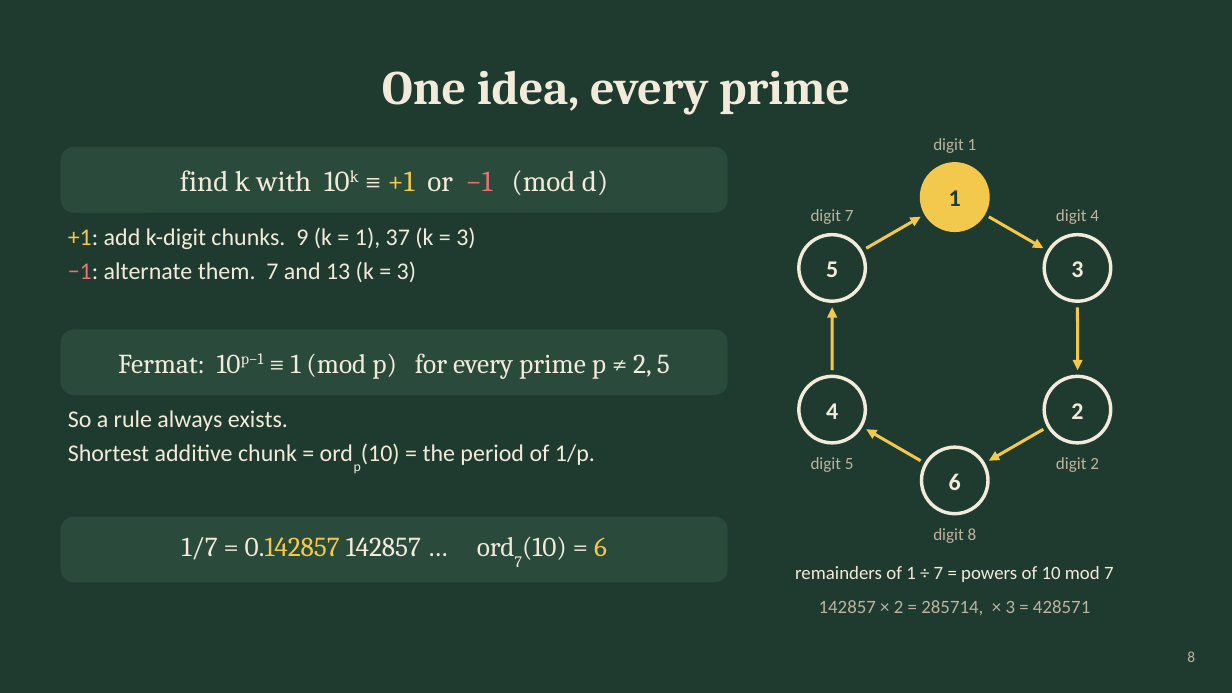
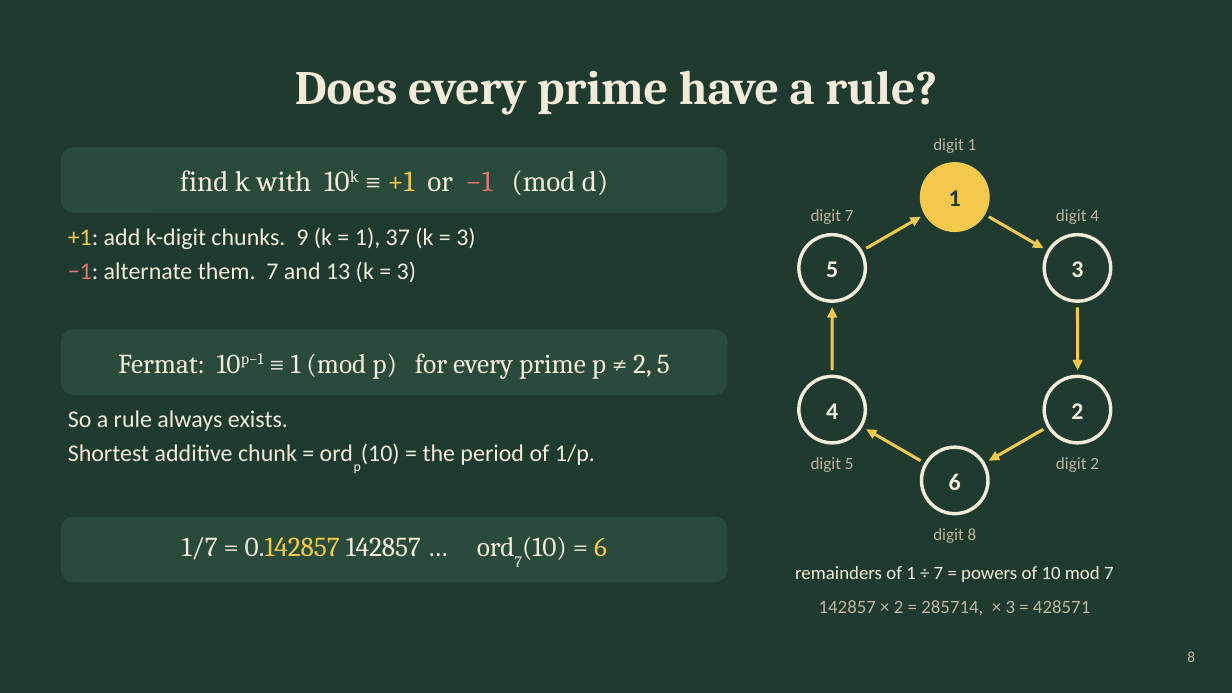
Before and after one commit to ZhihengLi0/math5248, a slide deck: slide 8 of presentation/PPT演讲版.pptx. Drawn at 1232x693 pixels with LibreOffice and Linux fonts; fonts in the diff are those of the drawing. Boxes give left, top, right and bottom in pixels: in the first picture for what was removed or moved away, otherwise in the second. Text is boxed around its words. In the diff, an @@ line names an element or a change of style, - is before the commit and + after.

```diff
--- a/presentation/PPT演讲版.pptx
+++ b/presentation/PPT演讲版.pptx
@@ title at (295, 70, 937, 114): text changed @@
-One idea, every prime
+Does every prime have a rule?
```
Also in this commit, not shown: 4 other slides changed, 15 other files.
